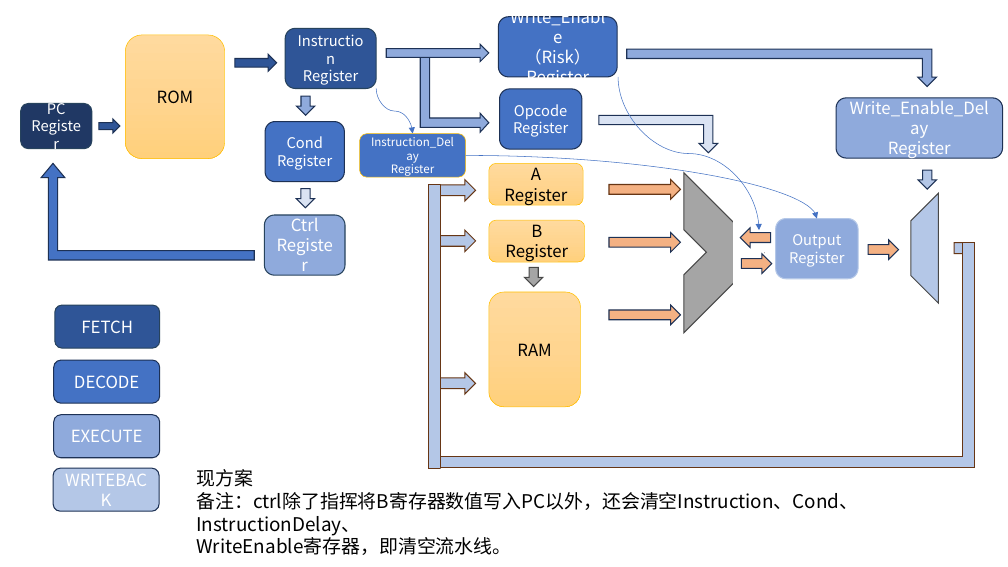
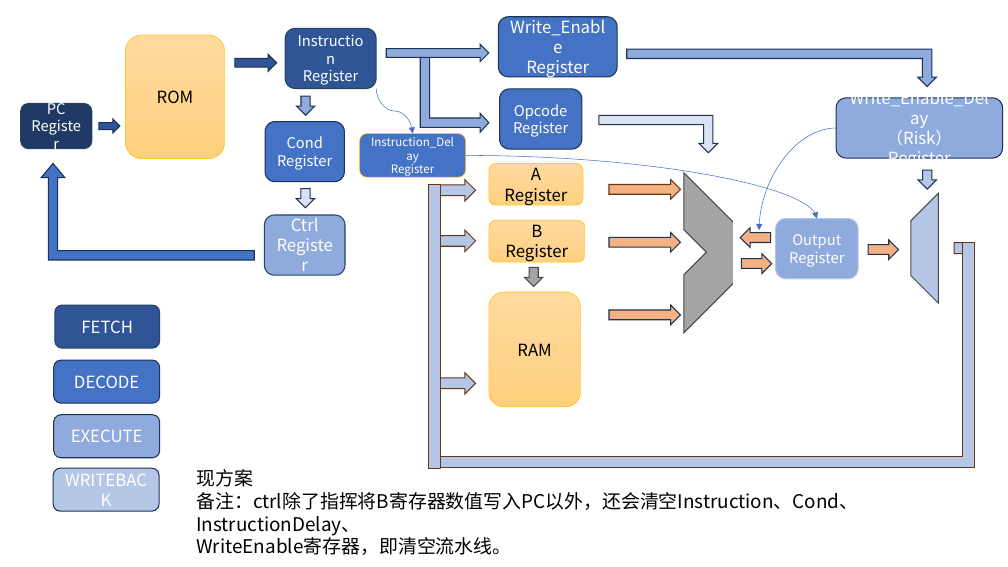
Before and after one commit to TONYHEGUAGUA/CPU-ON-FPGA, a slide deck: slide 3 of 8bit_design/CPU.pptx. Drawn at 1008x567 pixels with LibreOffice and Linux fonts; fonts in the diff are those of the drawing. Boxes give left, top, right and bottom in pixels: in the first picture for what was removed or moved away, otherwise in the second. Text is boxed around its words. In the diff, an @@ line names an element or a change of style, - is before the commit and + after.

```diff
--- a/8bit_design/CPU.pptx
+++ b/8bit_design/CPU.pptx
@@ text in rounded rectangle at (525, 49, 591, 65): paragraph removed @@
-（Risk）
@@ curved arrow moved from (619, 77) - (759, 231) to (836, 128) - (759, 231) @@
@@ text in rounded rectangle at (886, 127, 952, 146): paragraph added @@
+（Risk）
```
Also in this commit, not shown: 1 other slide changed, 1 other file.
